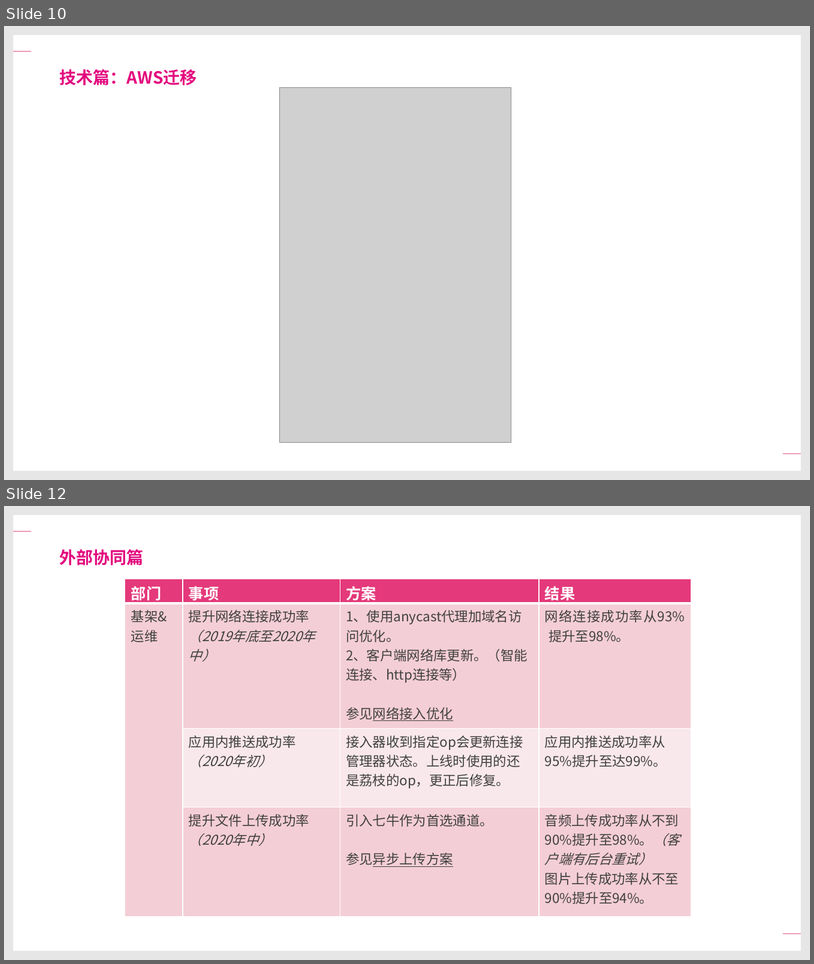
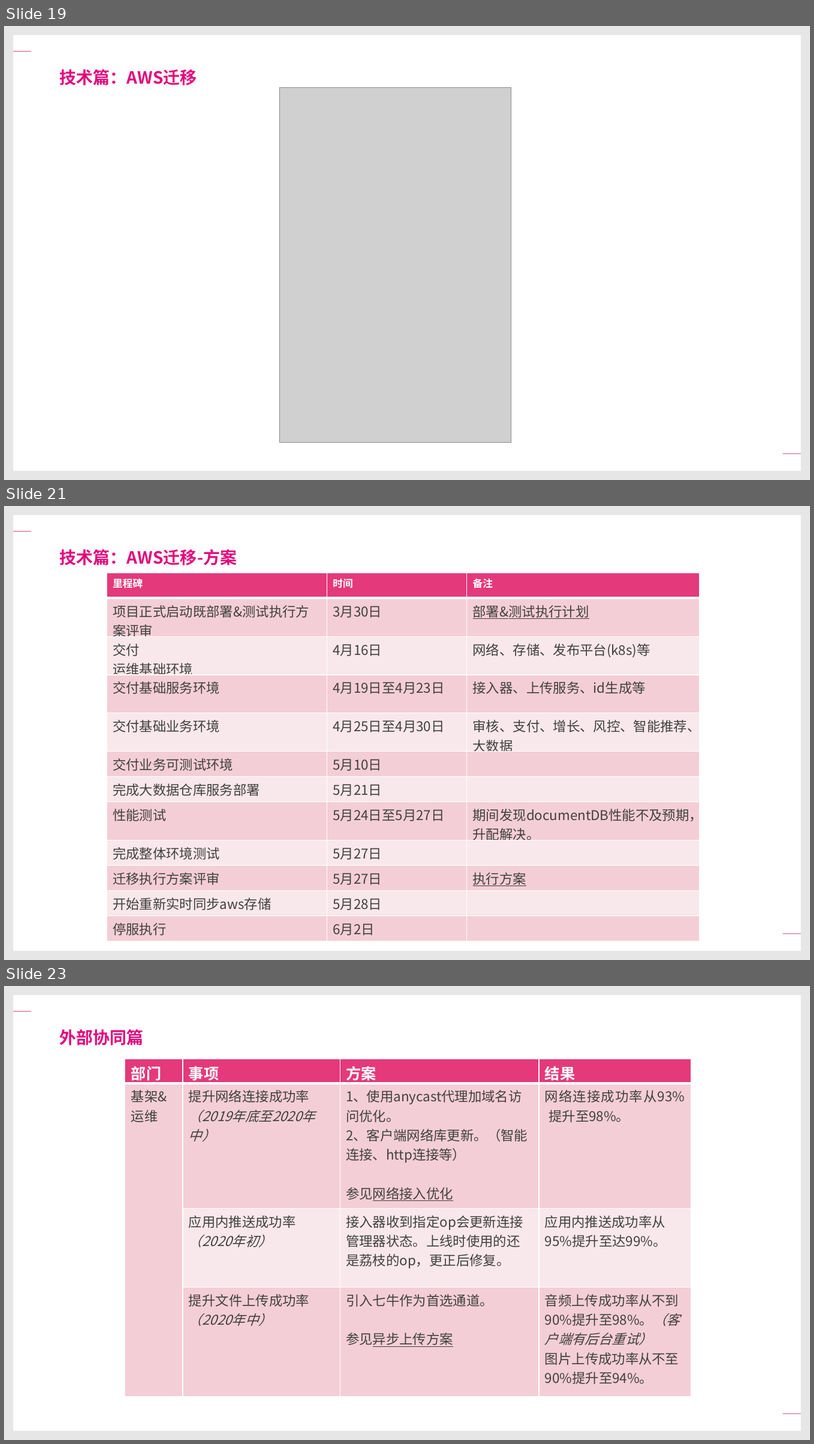
Before and after one commit to xiejuntao/growth, a slide deck: Review/TIYA服务这三年.pptx. Shown one above the other, each under a label of ours: slides 10 and 12 before the commit, slides 19, 21 and 23 after it; the slides between them are not shown. The pictures are 814x964 and 814x1444 pixels, drawn with LibreOffice and Linux fonts; fonts in the diff are those of the drawing; grey boxes stand for pictures; background and template pictures are left out. Boxes give left, top, right and bottom in pixels: in the first picture for what was removed or moved away, otherwise in the second. Text is boxed around its words. In the diff, an @@ line names an element or a change of style, - is before the commit and + after.

```diff
--- a/Review/TIYA服务这三年.pptx
+++ b/Review/TIYA服务这三年.pptx
@@ slide 21 added at box(4, 506, 810, 960), background #FFFFFF; not listed: 6 template elements that a slide beside it also shows @@
@@ text added at box(60, 549, 237, 565), 20 pt, text #E3097E, bold @@
+技术篇：AWS迁移-方案
@@ table added at box(107, 573, 699, 937), 12 rows, 3 columns @@
+里程碑 | 时间 | 备注
+项目正式启动既部署&测试执行方案评审 | 3月30日 | 部署&测试执行计划
+交付 / 运维基础环境 | 4月16日 | 网络、存储、发布平台(k8s)等
+交付基础服务环境 | 4月19日至4月23日 | 接入器、上传服务、id生成等
+交付基础业务环境 | 4月25日至4月30日 | 审核、支付、增长、风控、智能推荐、大数据
+交付业务可测试环境 | 5月10日 | 
+完成大数据仓库服务部署 | 5月21日 | 
+性能测试 | 5月24日至5月27日 | 期间发现documentDB性能不及预期，升配解决。
+完成整体环境测试 | 5月27日 | 
+迁移执行方案评审 | 5月27日 | 执行方案
+开始重新实时同步aws存储 | 5月28日 | 
+停服执行 | 6月2日 | 
@@ what was slide 10 is now slide 19 @@
@@ what was slide 12 is now slide 23 @@
```
Also in this commit, not shown: 1 slide changed, 10 other slides added.
